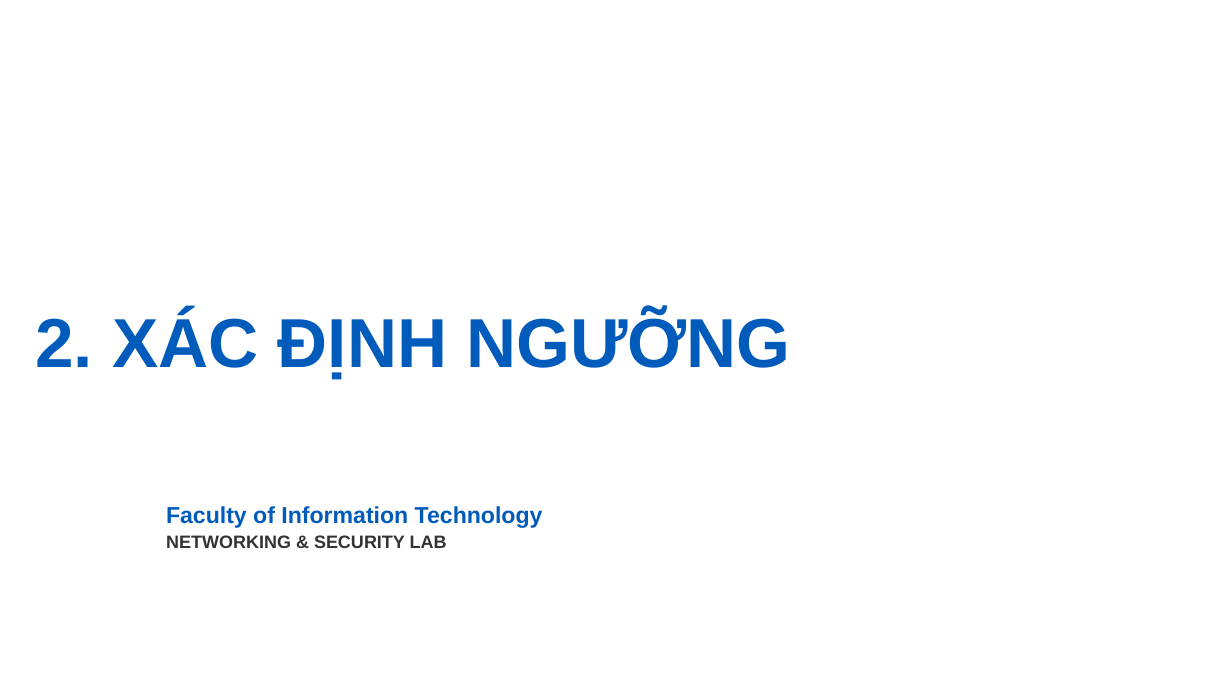
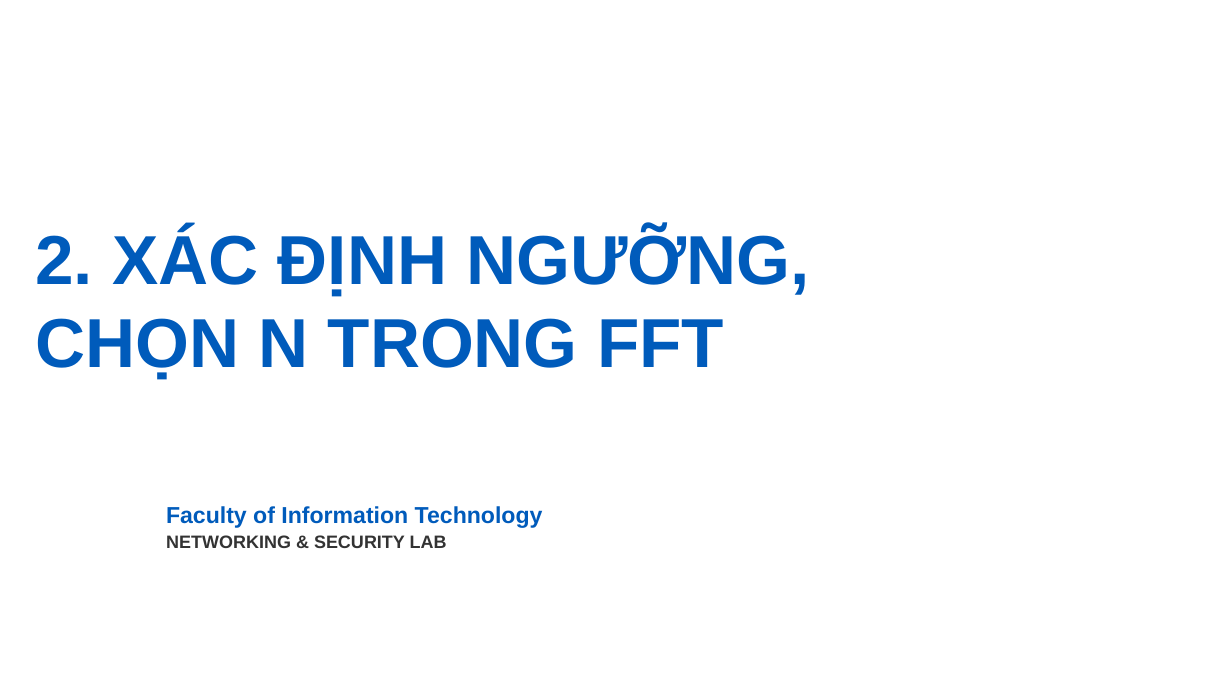
Before and after one commit to giabao2807/digital-signal-processing, a slide deck: slide 6 of endcourse/Final.pptx. Drawn at 1232x693 pixels with LibreOffice and Linux fonts; fonts in the diff are those of the drawing; background and template pictures are left out. Boxes give left, top, right and bottom in pixels: in the first picture for what was removed or moved away, otherwise in the second. Text is boxed around its words. In the diff, an @@ line names an element or a change of style, - is before the commit and + after.

```diff
--- a/endcourse/Final.pptx
+++ b/endcourse/Final.pptx
@@ title at (x1=35, y1=228, x2=810, y2=380): text changed @@
-2. XÁC ĐỊNH NGƯỠNG
+2. XÁC ĐỊNH NGƯỠNG,
+CHỌN N TRONG FFT
```
Also in this commit, not shown: 6 other slides changed, 2 slides added, 2 other files.
